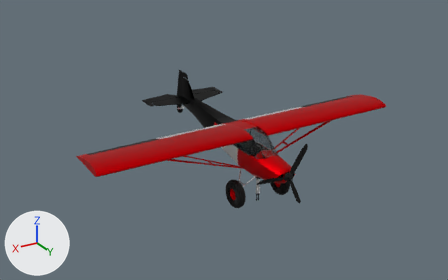
The FBX model Assets/Models/Bushplane/Bushplane.fbx: old version first, new version second.
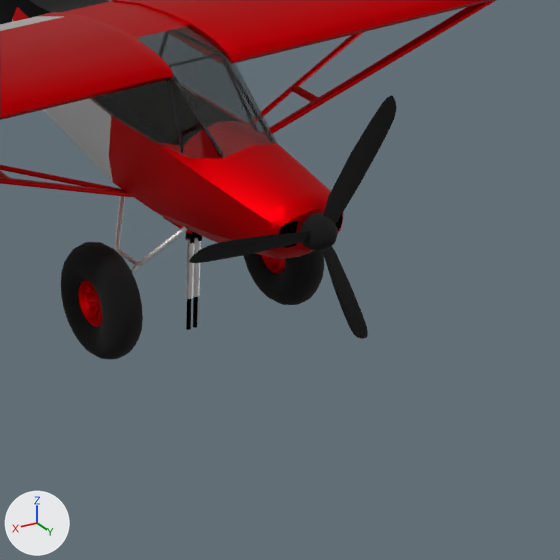
Each version is shown whole from a camera (50 mm lens) standing at (9.73, 14.17, 7.95) and looking at (0.1, -1.89, -0.08), then close up on the part from 47% to 78% of the width and 43% to 92% of the height. The axes (+X, +Y, +Z) are drawn at lower left. The lights are the same throughout. The older version's two pictures come first. Where no turn or scale is listed for an object, it has been applied to the vertices.

In view in the first close-up: 'CoclpitGlass', 'Fuselage', 'Left wheel', 'Main wing', 'Propeller', 'Right arm', 'Right wheel', 'Wing strut' and 7 more.
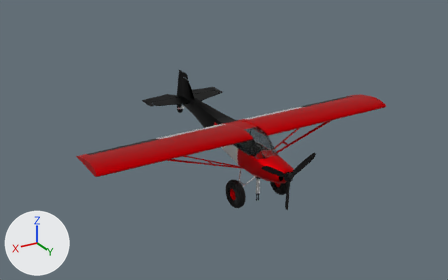
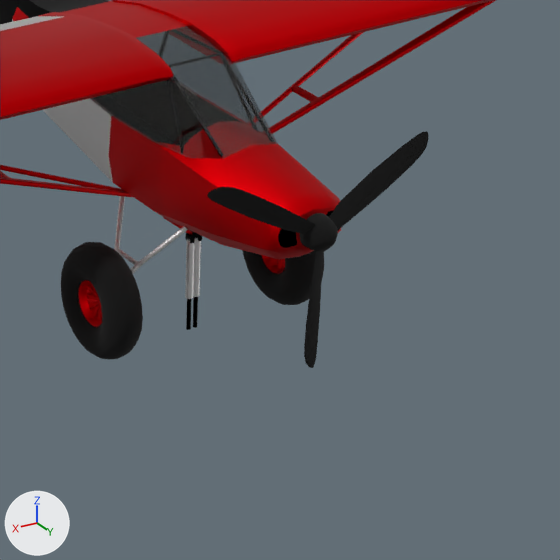
Edits to the scene script, one JSON object a line:
```json
{"op": "set", "path": "ob_propeller.rotation_euler", "old": "(-1.571, 1.571, 0.0)", "new": "(-1.571, 1.112, 0.0)", "note": "degrees (-90, 90, 0) -> degrees (-90, 64, 0)"}
```

What differs and where, as boxes [x1, y1, x2, y2] in the close-ups (560 x 560 px):
```json
{"object": "Propeller", "change": "turned", "before": [189, 95, 396, 339], "after": [207, 131, 429, 368]}
```
